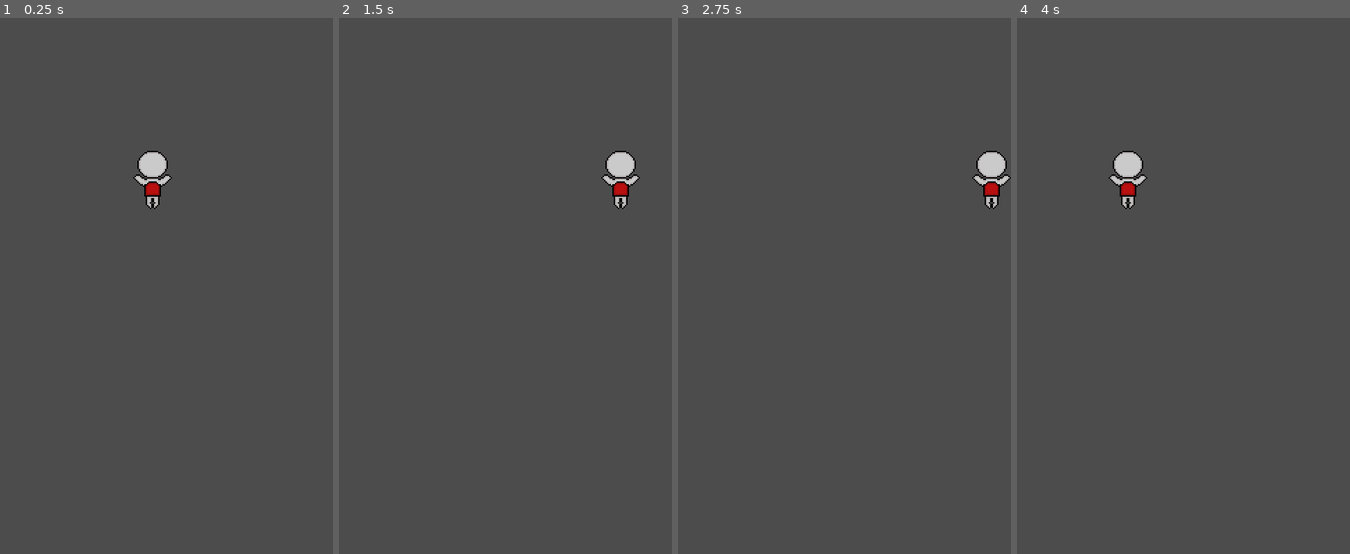
Above: before the commit, frames 1-4 (left to right).
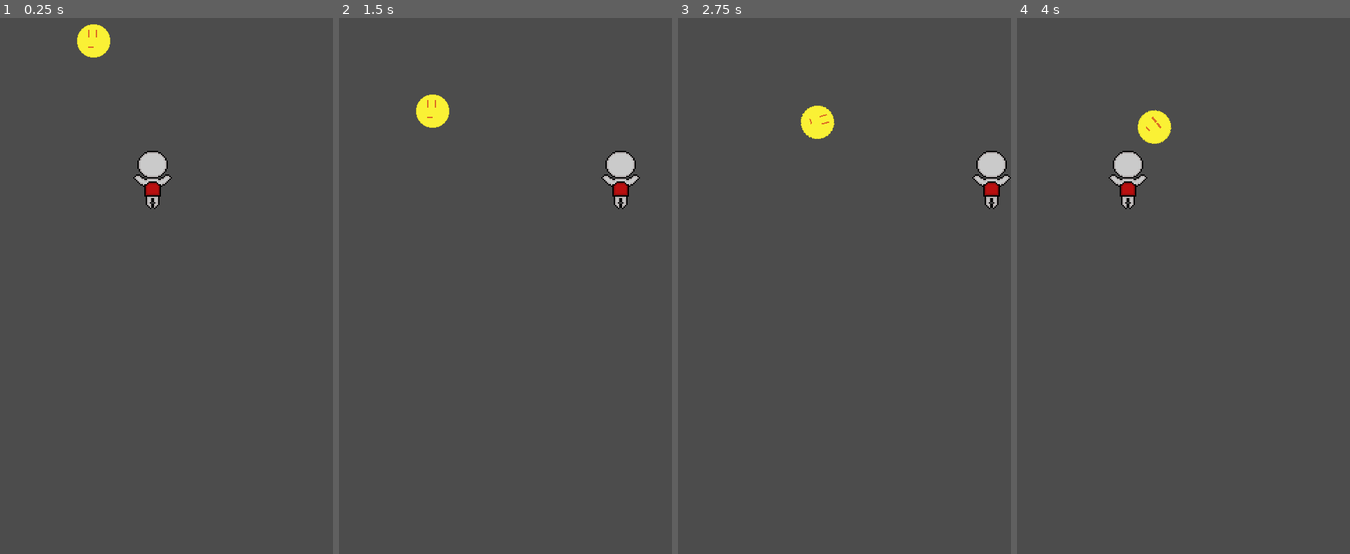
Above: after the commit, the same moments.

Repository: KaufmanDeveloper/gravity-flyer
Game: Godot game, scene res://maps/Test.tscn
The game is run twice, just before and just after one commit, with the same random seed, the same clock (stepped at 60 frames per second) and the same inputs.
Inputs:
- Up to frame 1 (0.25 s): no input
- Up to frame 2 (1.5 s): hold Right (ui_right) 0.53-1.28 s; hold Left (ui_left) from 1.28 s (still down)
- Up to frame 3 (2.75 s): release Left (ui_left) at 2.03 s; hold Right (ui_right) from 2.03 s (still down)
- Up to frame 4 (4 s): release Right (ui_right) at 3.53 s; hold Left (ui_left) from 3.53 s (still down)

The runs differ from the first frame. In frame 1, 0.5% of the frame differs, in the area x 23-34%, y 1-8%; in frame 2, 0.5%; in frame 3, 0.5%; in frame 4, 0.5%, in the area x 36-47%, y 17-24%.

Commit message:
feat: Add sun enemy

Diff:
--- /dev/null
+++ b/Gravity Flyer/enemies/Sun.gd
@@ -0,0 +1,8 @@
+extends RigidBody2D
+
+# class member variables go here, for example:
+# var a = 2
+# var b = "textvar"
+
+func _ready():
+	$Animation.play("idle")
--- /dev/null
+++ b/Gravity Flyer/enemies/Sun.tscn
@@ -0,0 +1,71 @@
+[gd_scene load_steps=5 format=2]
+
+[ext_resource path="res://enemies/Sun.gd" type="Script" id=1]
+[ext_resource path="res://enemies/sun.png" type="Texture" id=2]
+
+[sub_resource type="Animation" id=2]
+
+resource_name = "idle"
+length = 1.0
+loop = true
+step = 0.1
+tracks/0/type = "value"
+tracks/0/path = NodePath("Sprite:frame")
+tracks/0/interp = 1
+tracks/0/loop_wrap = true
+tracks/0/imported = false
+tracks/0/enabled = true
+tracks/0/keys = {
+"times": PoolRealArray( 0, 0.8 ),
+"transitions": PoolRealArray( 1, 1 ),
+"update": 1,
+"values": [ 0, 1 ]
+}
+
+[sub_resource type="CircleShape2D" id=1]
+
+custom_solver_bias = 0.0
+radius = 25.0
+
+[node name="Sun" type="RigidBody2D" index="0"]
+
+input_pickable = false
+collision_layer = 1
+collision_mask = 1
+mode = 0
+mass = 1.0
+friction = 1.0
+bounce = 0.0
+gravity_scale = 1.0
+custom_integrator = false
+continuous_cd = 0
+contacts_reported = 0
+contact_monitor = false
+sleeping = false
+can_sleep = true
+linear_velocity = Vector2( 0, 0 )
+linear_damp = -1.0
+angular_velocity = 0.0
+angular_damp = -1.0
+script = ExtResource( 1 )
+_sections_unfolded = [ "Applied Forces" ]
+
+[node name="Animation" type="AnimationPlayer" parent="." index="0"]
+
+root_node = NodePath("..")
+autoplay = ""
+playback_process_mode = 1
+playback_default_blend_time = 0.0
+playback_speed = 0.5
+anims/idle = SubResource( 2 )
+blend_times = [  ]
+
+[node name="Sprite" type="Sprite" parent="." index="1"]
+
+texture = ExtResource( 2 )
+hframes = 2
+_sections_unfolded = [ "Animation" ]
+
+[node name="CollisionShape2D" type="CollisionShape2D" parent="." index="2"]
+
+shape = SubResource( 1 )
--- a/Gravity Flyer/maps/Test.tscn
+++ b/Gravity Flyer/maps/Test.tscn
@@ -1,7 +1,8 @@
-[gd_scene load_steps=3 format=2]
+[gd_scene load_steps=4 format=2]
 
 [ext_resource path="res://player/Player.tscn" type="PackedScene" id=1]
 [ext_resource path="res://environment/Wall.tres" type="TileSet" id=2]
+[ext_resource path="res://enemies/Sun.tscn" type="PackedScene" id=3]
 
 [node name="Node" type="Node"]
 
@@ -30,3 +31,7 @@
 occluder_light_mask = 1
 format = 1
 tile_data = PoolIntArray( 65535, 0, 0, 10, 0, 0, 131071, 0, 0, 65546, 0, 0, 196607, 0, 0, 131082, 0, 0, 262143, 0, 0, 1 …(380 unchanged characters)…
+
+[node name="Sun" parent="." index="2" instance=ExtResource( 3 )]
+
+position = Vector2( 135.095, 59.2198 )
--- a/Gravity Flyer/player/Player.tscn
+++ b/Gravity Flyer/player/Player.tscn
@@ -8,7 +8,7 @@
 custom_solver_bias = 0.0
 extents = Vector2( 14, 21 )
 
-[node name="Player" type="KinematicBody2D" index="0"]
+[node name="Player" type="KinematicBody2D"]
 
 input_pickable = false
 collision_layer = 1
Binary file added: Gravity Flyer/enemies/sun.png
Not shown, added: Gravity Flyer/enemies/sun.png.import
